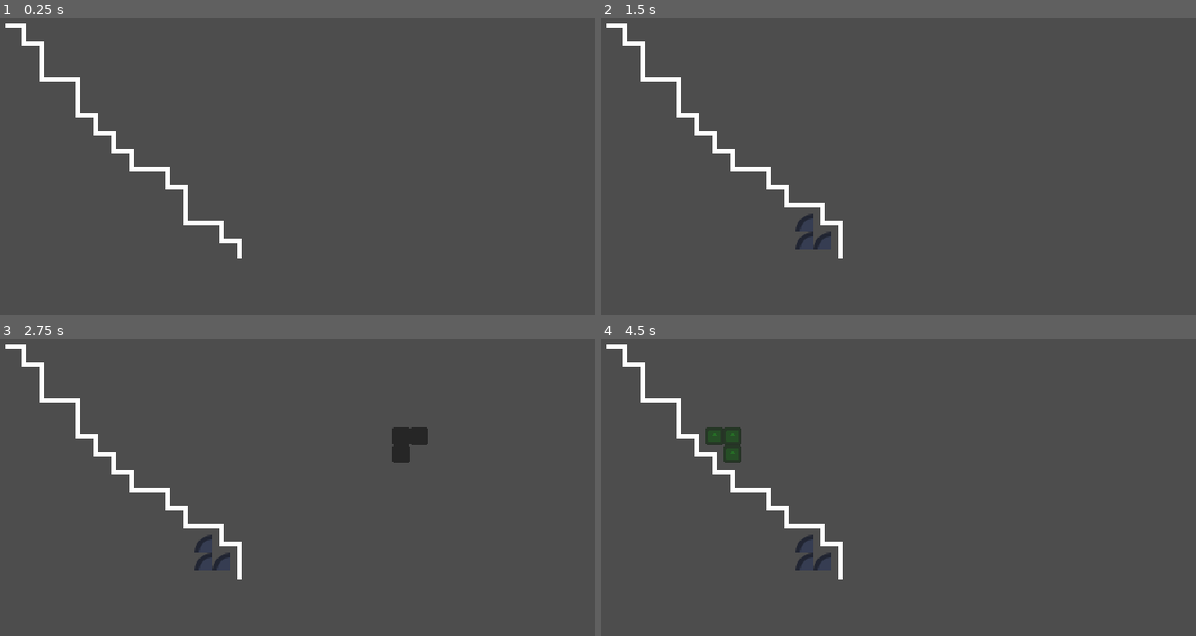
Above: before the commit, frames 1-4 (two rows, left to right).
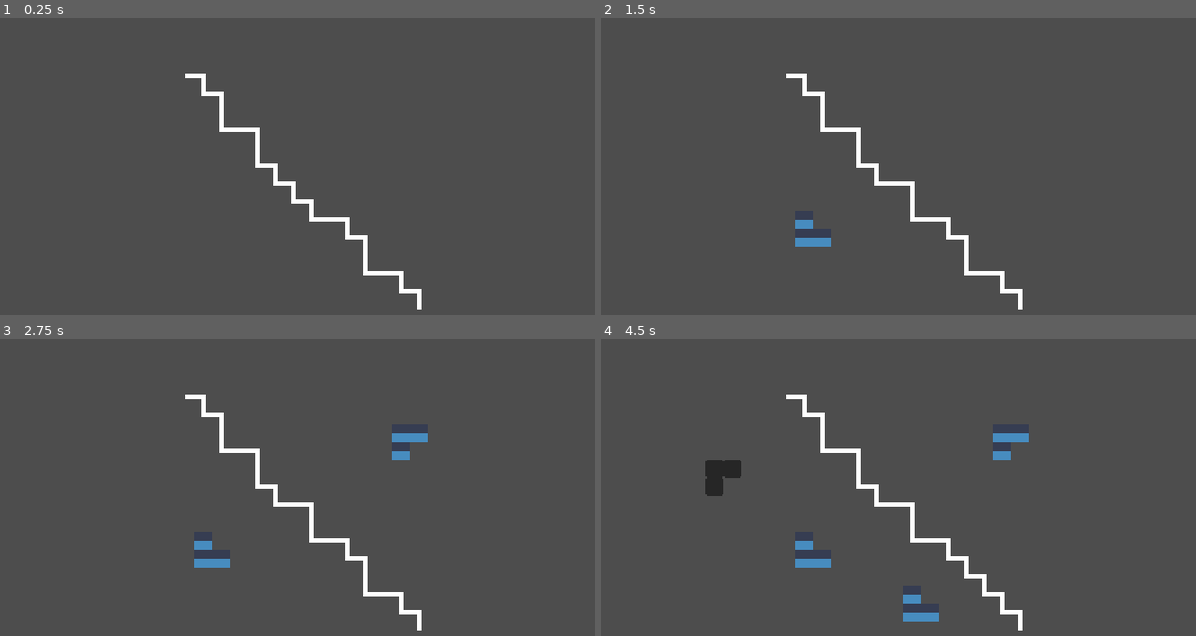
Above: after the commit, the same moments.

Repository: Gunturadhtya/GIMJAM-2026
Game: Godot game, scene res://Scene/Prototype/prototype_scene.tscn
The game is run twice, just before and just after one commit, with the same random seed, the same clock (stepped at 60 frames per second) and the same inputs. The engine's default icon, where the game draws it, is replaced by a stand-in: a white triangle on a blue panel in a dark square.
Inputs (mouse positions are in pixels of both pictures, inside the frame that each line leads up to):
- Up to frame 1 (0.25 s): no input
- Up to frame 2 (1.5 s): tap Enter (ui_accept) at 0.5, 0.77, 1.25 s; move the mouse to (1094, 181) at 0.52 s; press the mouse at (1094, 181) at 0.53 s; move the mouse to (797, 219) at 1.27 s; release the mouse at (797, 219) at 1.28 s; click (797, 219) at 1.35 s
- Up to frame 3 (2.75 s): tap Enter (ui_accept) at 1.52, 2 s; move the mouse to (410, 431) at 2.02 s; hold Right mouse button (rotate_item) from 2.03 s (still down); click (410, 431) at 2.3 s
- Up to frame 4 (4.5 s): tap Enter (ui_accept) at 2.75, 3.02, 3.5, 3.77, 4.25 s; move the mouse to (904, 603) at 2.77 s; release Right mouse button (rotate_item) at 2.78 s; click (904, 603) at 2.85 s; move the mouse to (1154, 582) at 3.52 s; press the mouse at (1154, 582) at 3.53 s; move the mouse to (725, 460) at 4.27 s; release the mouse at (725, 460) at 4.28 s; right-click (725, 460) at 4.35 s

The runs differ from the first frame. In frame 1, 2.4% of the frame differs, in the area x 0-71%, y 1-99%; in frame 2, 2.7%; in frame 3, 3.3%; in frame 4, 4.2%, in the area x 0-72%, y 1-99%.

Commit message:
fix mouse position translation

Diff:
--- a/Scene/Prototype/prototype_scene.tscn
+++ b/Scene/Prototype/prototype_scene.tscn
@@ -78,8 +78,12 @@
 [sub_resource type="TileSet" id="TileSet_5qdjt"]
 sources/1 = SubResource("TileSetAtlasSource_6cpx0")
 
-[node name="PrototypeScene" type="Node2D"]
+[node name="PrototypeScene" type="Node2D" node_paths=PackedStringArray("grid_system", "ghost_cursor", "state_machine", "tile_map")]
 script = ExtResource("1_a7p68")
+grid_system = NodePath("GridSystem")
+ghost_cursor = NodePath("GhostCursor")
+state_machine = NodePath("StateMachine")
+tile_map = NodePath("GridSystem/TileMapLayer")
 
 [node name="ColorRect" type="ColorRect" parent="."]
 visible = false
@@ -93,9 +97,11 @@
 path_line = NodePath("PathLine")
 
 [node name="TileMapLayer" type="TileMapLayer" parent="GridSystem"]
+position = Vector2(160, 45)
 tile_set = SubResource("TileSet_5qdjt")
 
 [node name="PathLine" type="Line2D" parent="GridSystem"]
+position = Vector2(160, 45)
 width = 4.0
 
 [node name="GhostCursor" type="Node2D" parent="."]
--- a/Scripts/States/DraggingState.gd
+++ b/Scripts/States/DraggingState.gd
@@ -21,9 +21,12 @@
 func handle_input(_event: InputEvent) -> void:
 	if _event is InputEventMouseMotion:
 		var mouse_pos = level.get_global_mouse_position()
-		current_grid_pos = level.tile_map.local_to_map(mouse_pos)
 
-		level.ghost_cursor.global_position = level.tile_map.map_to_local(current_grid_pos)
+		var local_mouse_pos = level.tile_map.to_local(mouse_pos)
+		current_grid_pos = level.tile_map.local_to_map(local_mouse_pos)
+
+		var ghost_local_pos = level.tile_map.map_to_local(current_grid_pos)
+		level.ghost_cursor.global_position = level.tile_map.to_global(ghost_local_pos)
 		_validate_position()
 
 	if _event.is_action_pressed("rotate_item"):
--- a/Scripts/Systems/GridSystems.gd
+++ b/Scripts/Systems/GridSystems.gd
@@ -34,7 +34,7 @@
 	for offset in trash.offset:
 		var target = origin + offset
 		occupied_cell[target] = trash
-		tile_map.set_cell(target, 1, Vector2i(0,0)) # ubah kordinat atlas menjadi texture dari trash
+		tile_map.set_cell(target, 1, Vector2i(2,1)) # ubah kordinat atlas menjadi texture dari trash
 		astar.set_point_solid(target)
 
 	grid_updated.emit()
--- a/Scripts/Systems/LevelManager.gd
+++ b/Scripts/Systems/LevelManager.gd
@@ -1,6 +1,6 @@
 class_name LevelManager extends Node2D
 
-@onready var grid_system: GridSystem = $GridSystem
-@onready var ghost_cursor: Node2D = $GhostCursor
-@onready var state_machine: StateMachine = $StateMachine
-@onready var tile_map: TileMapLayer = $GridSystem/TileMapLayer
+@export var grid_system: GridSystem
+@export var ghost_cursor: Node2D
+@export var state_machine: StateMachine
+@export var tile_map: TileMapLayer
--- a/project.godot
+++ b/project.godot
@@ -34,6 +34,11 @@
 }
 place_item={
 "deadzone": 0.2,
+"events": [Object(InputEventMouseButton,"resource_local_to_scene":false,"resource_name":"","device":-1,"window_id":0,"alt_pressed":false,"shift_pressed":false,"ctrl_pressed":false,"meta_pressed":false,"button_mask":1,"position":Vector2(1204, 20),"global_position":Vector2(1213, 68),"factor":1.0,"button_index":1,"canceled":false,"pressed":true,"double_click":true,"script":null)
+]
+}
+pick_item={
+"deadzone": 0.2,
 "events": [Object(InputEventMouseButton,"resource_local_to_scene":false,"resource_name":"","device":-1,"window_id":0,"a …(253 unchanged characters)…
 ]
 }
